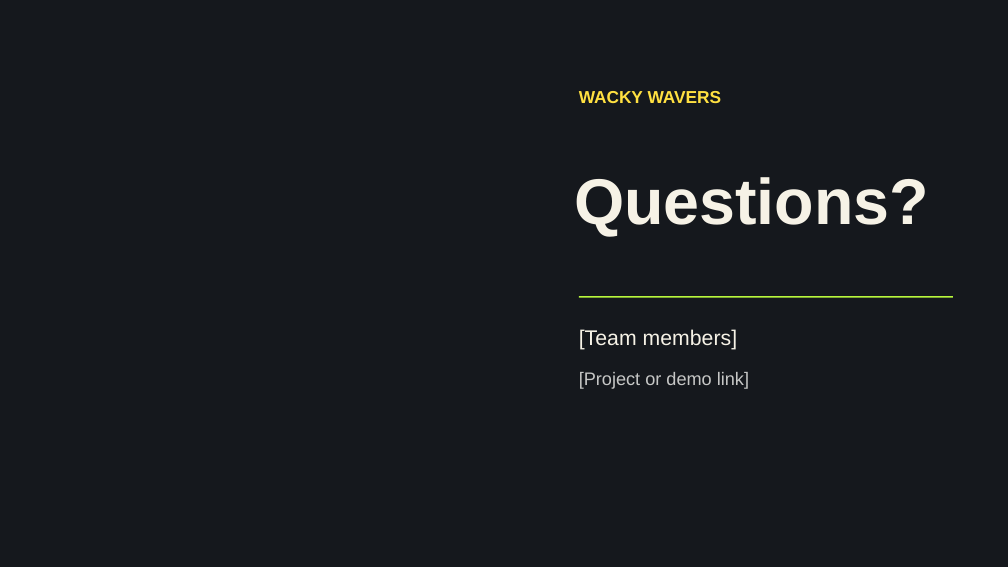
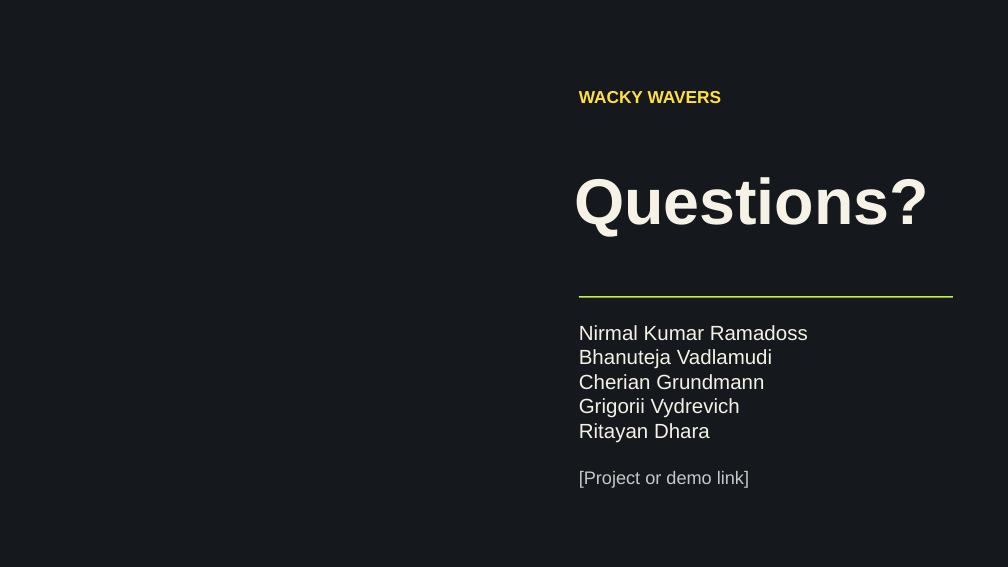
Before and after one commit to unbeschwert/go2-next-reflex, a slide deck: slide 14 of presentation/Wacky Wavers - Mantis Vision.pptx (slide 8 before the commit). Drawn at 1008x567 pixels with LibreOffice and Linux fonts; fonts in the diff are those of the drawing; background and template pictures are left out. Boxes give left, top, right and bottom in pixels: in the first picture for what was removed or moved away, otherwise in the second. Text is boxed around its words. In the diff, an @@ line names an element or a change of style, - is before the commit and + after.

```diff
--- a/presentation/Wacky Wavers - Mantis Vision.pptx
+++ b/presentation/Wacky Wavers - Mantis Vision.pptx
@@ text at (579,325,808,443): text changed; size 20.2 to 19.5 pt; text colour #F6F2E6 to #F4F1E5 @@
-[Team members]
+Nirmal Kumar Ramadoss
+Bhanuteja Vadlamudi
+Cherian Grundmann
+Grigorii Vydrevich
+Ritayan Dhara
@@ text "Nirmal Kumar Ramadoss" at (579,325,808,443): vertical alignment middle to top @@
@@ text "[Project or demo link]": place and size @@
-text "[Project or demo link]" at (579,372,749,389)
+text "[Project or demo link]" at (579,471,749,488)
```
Also in this commit, not shown: 6 other slides changed, 6 slides added, 13 other files.
